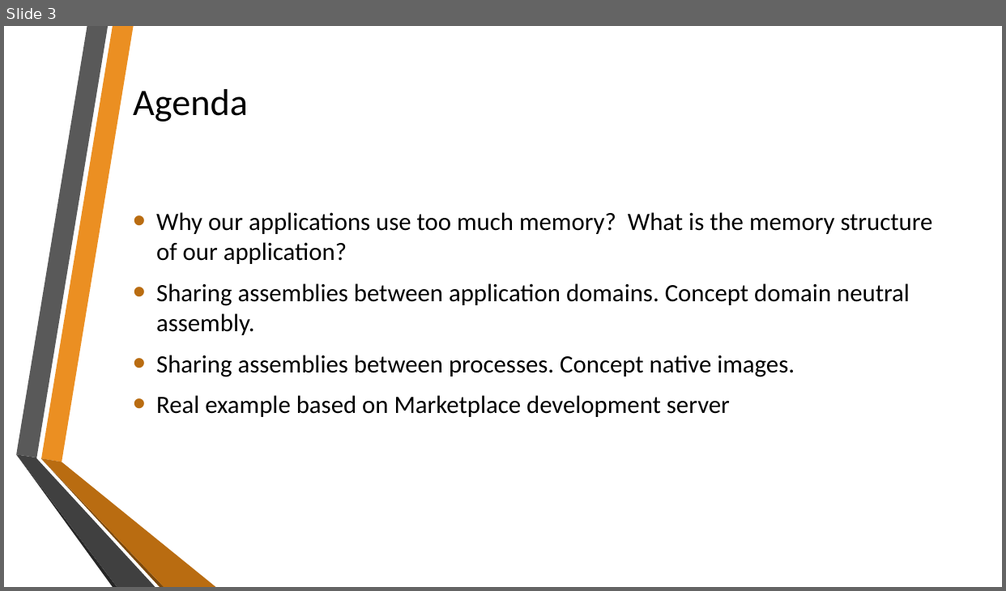
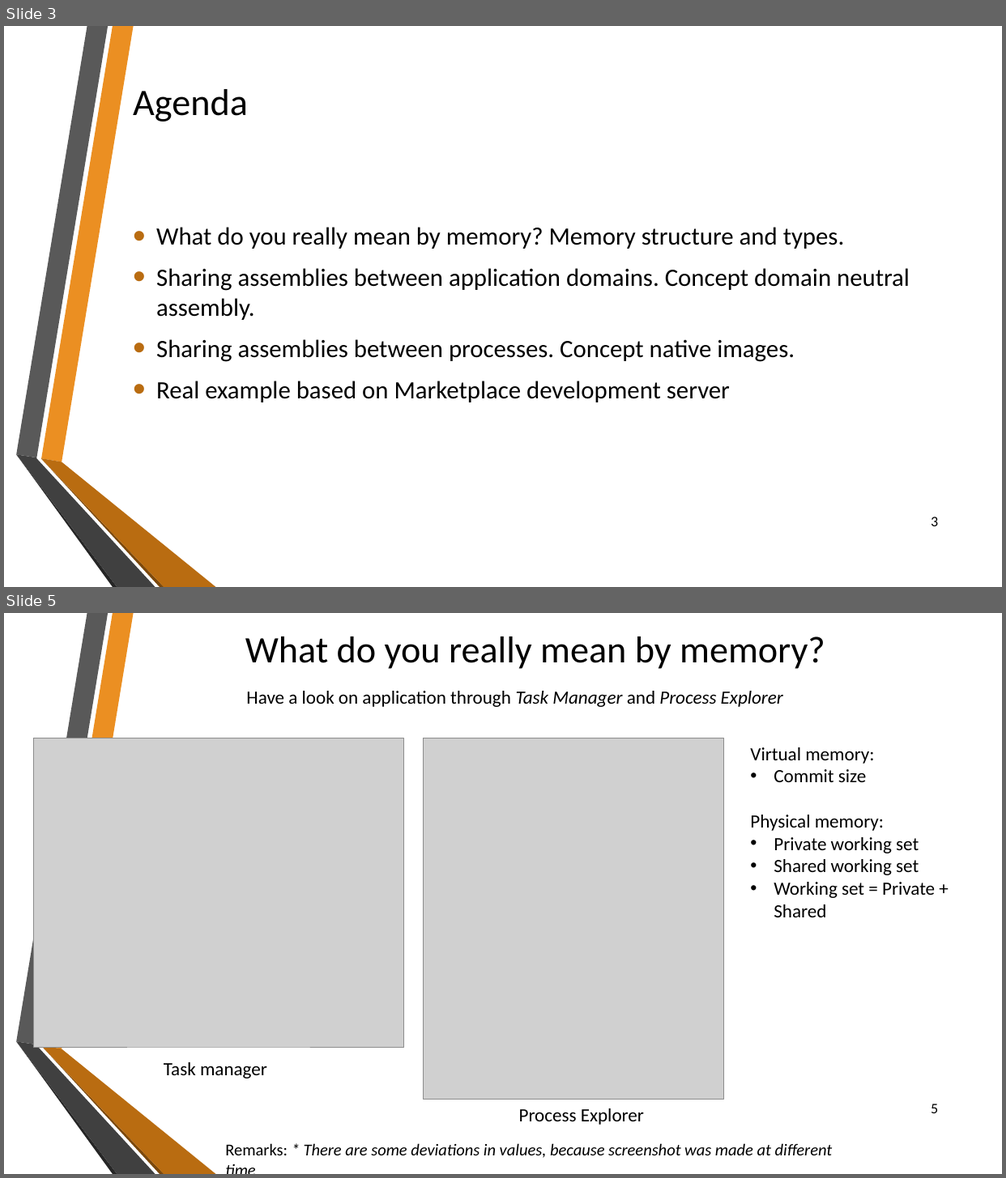
Before and after one commit to sflusov/IISSharingAssemblies, a slide deck: presentation/Sharing common assemblies.pptx. Shown one above the other, each under a label of ours: slide 3 before the commit, slides 3 and 5 after it; the slides between them are not shown. The pictures are 1006x591 and 1006x1178 pixels, drawn with LibreOffice and Linux fonts; fonts in the diff are those of the drawing; grey boxes stand for pictures; background and template pictures are left out. Boxes give left, top, right and bottom in pixels: in the first picture for what was removed or moved away, otherwise in the second. Text is boxed around its words. In the diff, an @@ line names an element or a change of style, - is before the commit and + after.

Commit message:
More details description of memory structure and types

```diff
--- a/presentation/Sharing common assemblies.pptx
+++ b/presentation/Sharing common assemblies.pptx
@@ slide 5 added at (4,613,1002,1174), background picture (left out); not listed: 6 template elements that a slide beside it also shows @@
@@ title added at (245,636,825,669), 36 pt, text #000000 @@
+What do you really mean by memory?
@@ text added at (246,691,783,707), 18 pt, text #000000 @@
+Have a look on application through Task Manager and Process Explorer
@@ picture added at (33,738,404,1047) @@
@@ picture added at (424,738,724,1099) @@
@@ text added at (750,747,935,918), 18 pt, text #000000 @@
+Virtual memory:
+• Commit size
+Physical memory:
+• Private working set
+• Shared working set
+• Working set = Private + Shared
@@ text added at (164,1063,267,1079), 18 pt, text #000000 @@
+Task manager
@@ text added at (519,1109,644,1125), 18 pt, text #000000 @@
+Process Explorer
@@ page number added at (931,1104,938,1114), 14 pt, text #000000 @@
+5
@@ text added at (225,1144,833,1158), 16 pt, text #000000, italic @@
+Remarks: * There are some deviations in values, because screenshot was made at different time
@@ slide 3 changed as well @@
@@ text at (156,227,845,249): text changed @@
-• Why our applications use too much memory? What is the memory structure of our application?
+• What do you really mean by memory? Memory structure and types.
@@ page number added at (931,517,938,527), 14 pt, text #000000 @@
+3
```
Also in this commit, not shown: 9 other slides changed, 2 other slides added, 1 slide removed.
